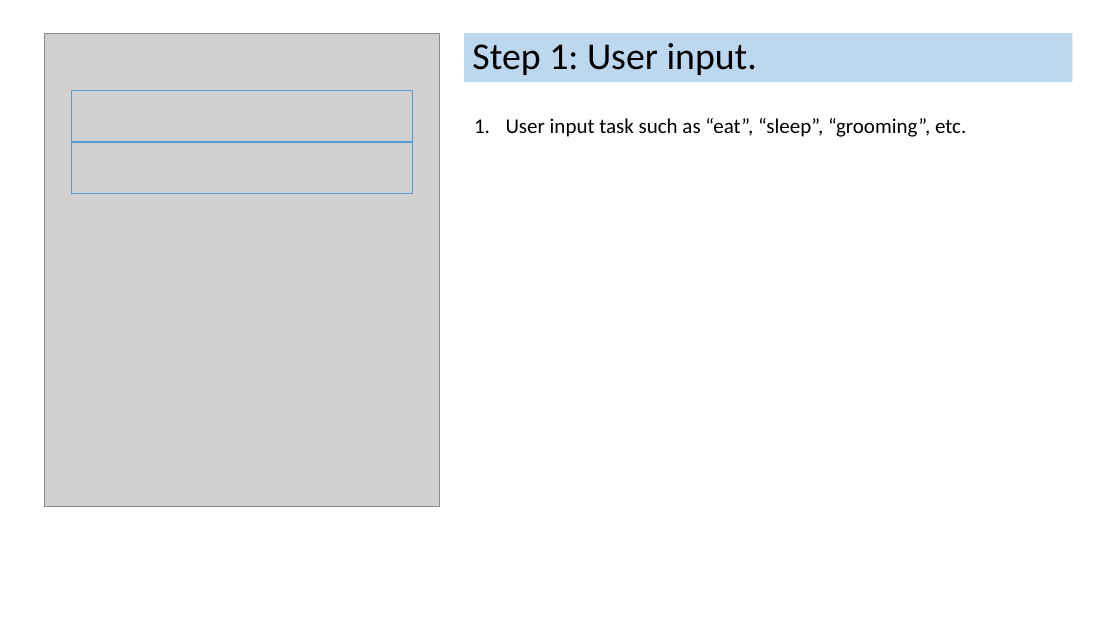
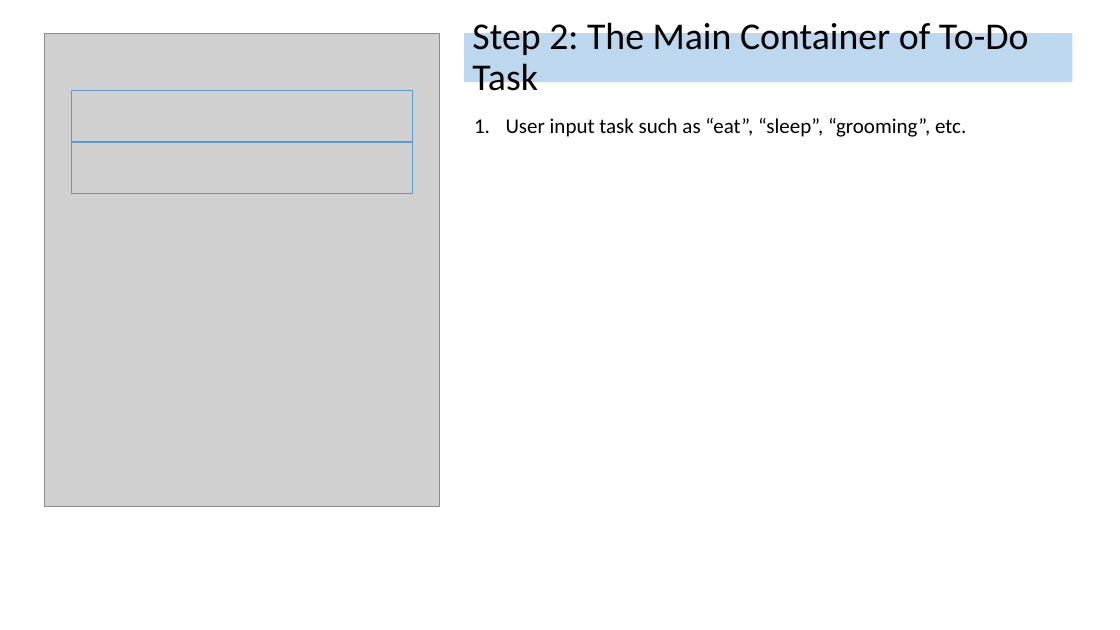
Before and after one commit to jia-von/react-app-planning-assignment, a slide deck: slide 6 of To-Do-App-Illustrations/React To-Do Planning Assignment.pptx (slide 5 before the commit). Drawn at 1120x630 pixels with LibreOffice and Linux fonts; fonts in the diff are those of the drawing; grey boxes stand for pictures. Boxes give left, top, right and bottom in pixels: in the first picture for what was removed or moved away, otherwise in the second. Text is boxed around its words. In the diff, an @@ line names an element or a change of style, - is before the commit and + after.

```diff
--- a/To-Do-App-Illustrations/React To-Do Planning Assignment.pptx
+++ b/To-Do-App-Illustrations/React To-Do Planning Assignment.pptx
@@ title at (472, 18, 1029, 99): text changed @@
-Step 1: User input.
+Step 2: The Main Container of To-Do Task
```
Also in this commit, not shown: 3 other slides changed, 1 slide added, 8 other files.
